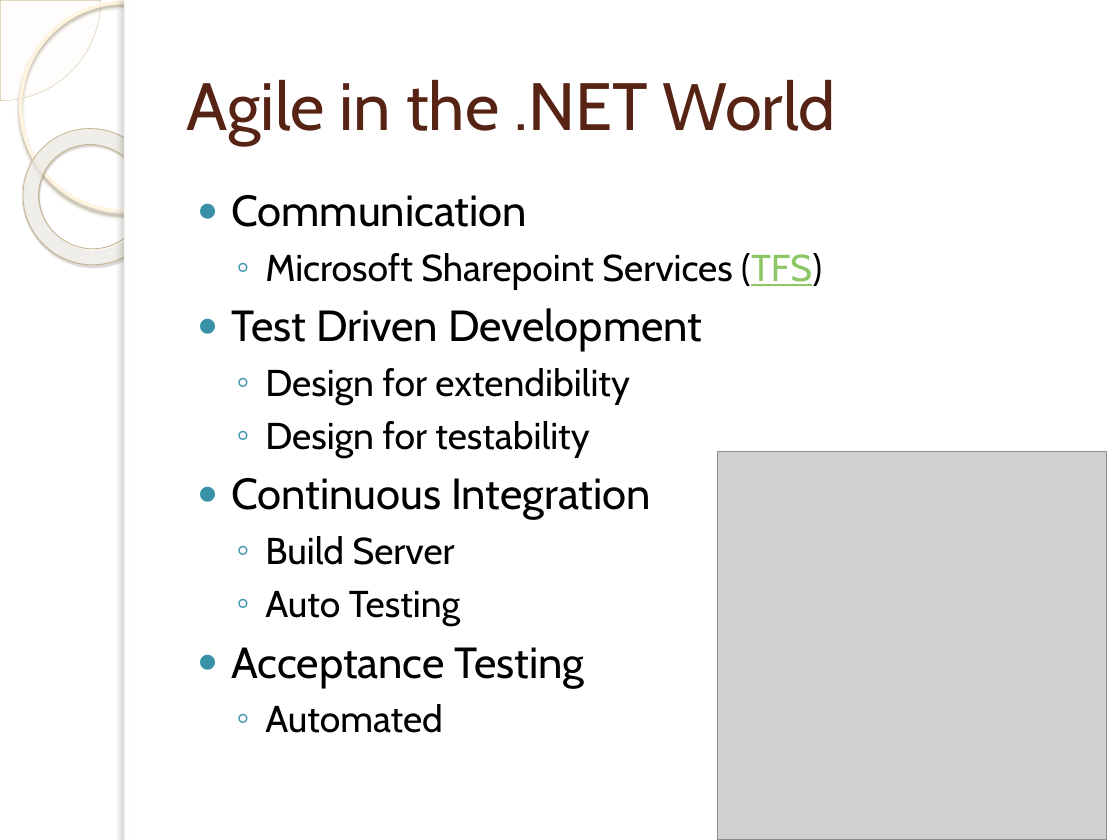
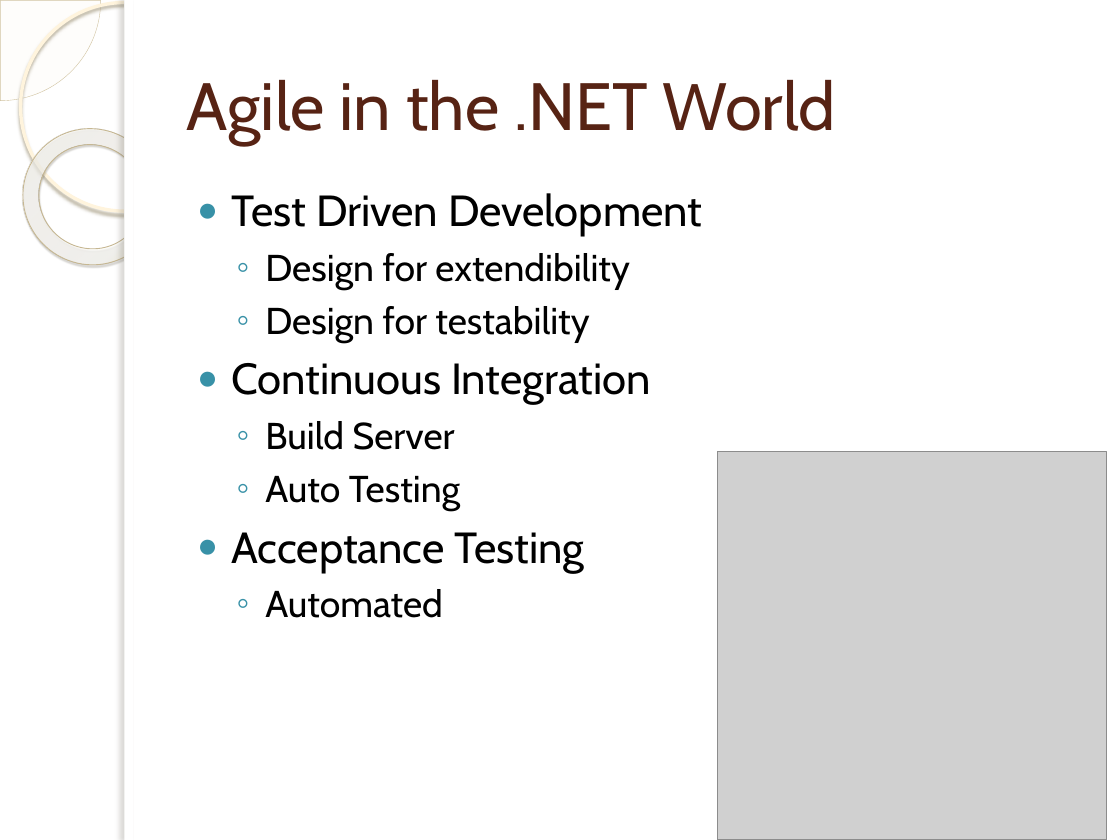
Before and after one commit to michelgrootjans/foresee, a slide deck: slide 2 of Agile.net/dotnet.pptx. Drawn at 1120x840 pixels with LibreOffice and Linux fonts; fonts in the diff are those of the drawing; grey boxes stand for pictures; background and template pictures are left out. Boxes give left, top, right and bottom in pixels: in the first picture for what was removed or moved away, otherwise in the second. Text is boxed around its words. In the diff, an @@ line names an element or a change of style, - is before the commit and + after.

```diff
--- a/Agile.net/dotnet.pptx
+++ b/Agile.net/dotnet.pptx
@@ text at [232,195,822,289]: paragraphs removed @@
-● Communication
-  ◦ Microsoft Sharepoint Services (TFS)
```
Also in this commit, not shown: 3 other slides changed, 4 other files.
